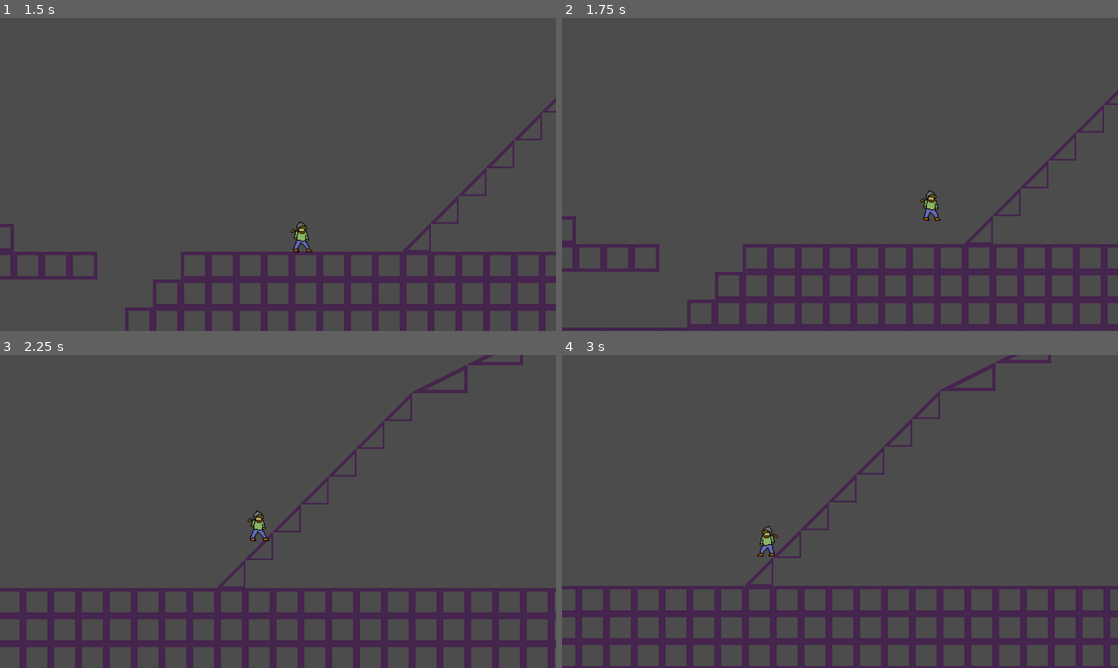
Above: before the commit, frames 1-4 (two rows, left to right).
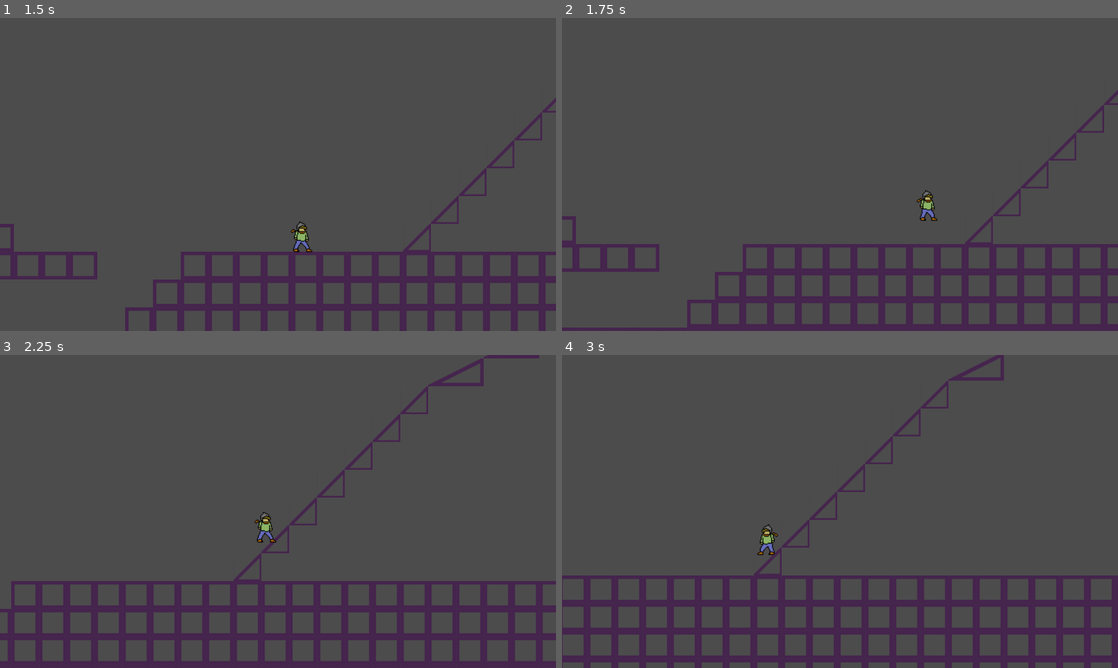
Above: after the commit, the same moments.

Repository: PixelLoaf/Project-Novae
Game: Godot game, scene res://Menu/MainMenu.tscn
Same seed, same stepped clock (60 frames per second), same inputs: the game is played once before the commit and once after it.
Inputs (mouse positions are in pixels of both pictures, inside the frame that each line leads up to):
- Up to frame 1 (1.5 s): click "Start Game" at 0.5 s; tap H (hide_debug) at 1.25 s; move the mouse to (400, 158) at 1.27 s; hold Right (move_right) from 1.28 s (still down); hold Shift (action_run) from 1.28 s (still down); click (400, 158) at 1.42 s
- Up to frame 2 (1.75 s): keep holding Right (move_right); keep holding Shift (action_run); tap Space (action_jump) at 1.52 s
- Up to frame 3 (2.25 s): release Right (move_right) at 2 s; release Shift (action_run) at 2 s; drag from (166, 527) to (350, 530) at 2.02 s
- Up to frame 4 (3 s): move the mouse to (895, 442) at 2.77 s; hold Left (move_left) from 2.78 s (still down); hold Shift (action_run) from 2.78 s (still down)

Frame 1 is identical in both runs. In frame 2, 0.2% of the frame differs, in the area x 63-69%, y 55-65%; in frame 3, 19%; in frame 4, 20%, in the area x 0-100%, y 0-100%.

Commit message:
Changed speed a little bit

Diff:
--- a/files/Menu/MainMenu.tscn
+++ b/files/Menu/MainMenu.tscn
@@ -3,7 +3,7 @@
 [ext_resource path="res://Menu/RebindKey.tscn" type="PackedScene" id=1]
 [ext_resource path="res://Menu/StartButton.gd" type="Script" id=2]
 
-[node name="MainMenu" type="Control"]
+[node name="MainMenu" type="Control" index="0"]
 
 anchor_left = 0.0
 anchor_top = 0.0
--- a/files/Object/Player/Player.gd
+++ b/files/Object/Player/Player.gd
@@ -14,11 +14,11 @@
 const PLAYER_SLIP_AIR = 1.0
 # Maximum time after leaving a platform that a player may still jump for
 const PLAYER_TIME_MAX_JUMP = 0.12
+# Maximum movement speed for the player
+const player_speed_run = 300
+# Walking speed for the player
+const player_speed_walk = 180
 
-# Maximum movement speed for the player
-export var player_speed_run = 320
-# Walking speed for the player
-export var player_speed_walk = 160
 # Jumping speed for the player
 export var player_jump_speed = 500
 # Walking acceleration
Not shown, changed: docs/index.pck
